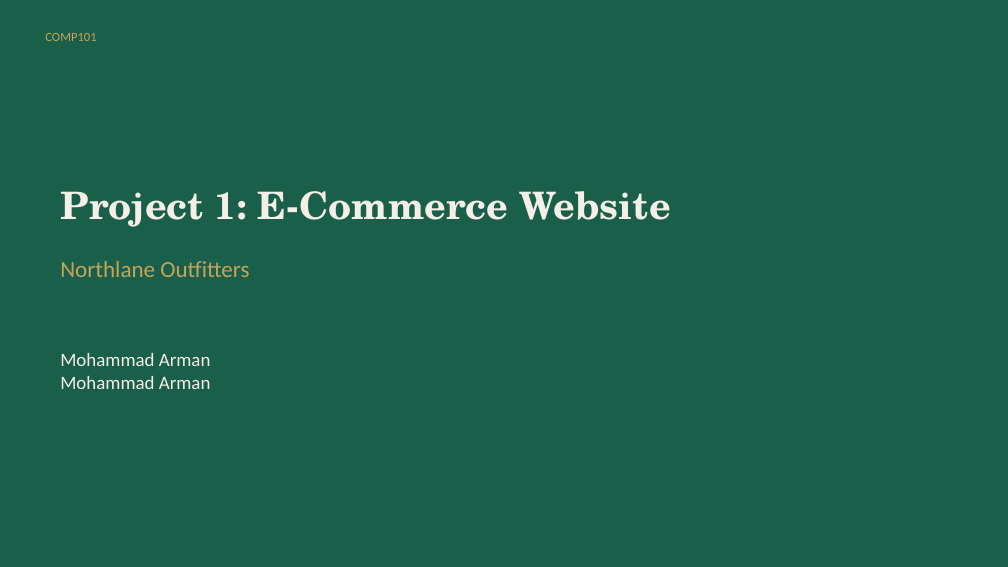
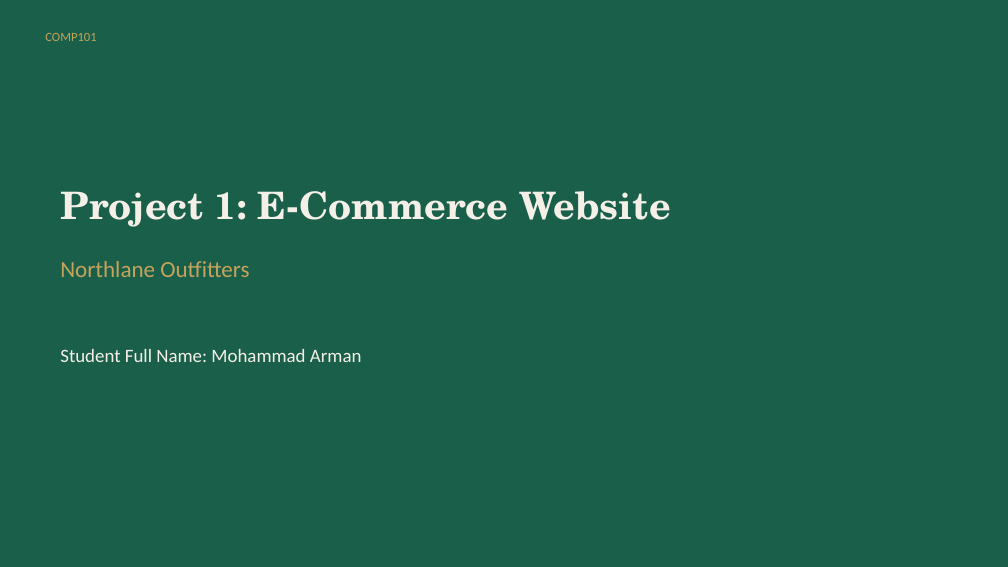
Before and after one commit to mohib334455s-maker/store, a slide deck: slide 1 of COMP101_Project1/Presentation/COMP101_Project1_Presentation.pptx. Drawn at 1008x567 pixels with LibreOffice and Linux fonts; fonts in the diff are those of the drawing. Boxes give left, top, right and bottom in pixels: in the first picture for what was removed or moved away, otherwise in the second. Text is boxed around its words. In the diff, an @@ line names an element or a change of style, - is before the commit and + after.

```diff
--- a/COMP101_Project1/Presentation/COMP101_Project1_Presentation.pptx
+++ b/COMP101_Project1/Presentation/COMP101_Project1_Presentation.pptx
@@ text at [60, 349, 362, 362]: text changed @@
-Mohammad Arman
-Mohammad Arman
+Student Full Name: Mohammad Arman
```
Also in this commit, not shown: 10 other files.
